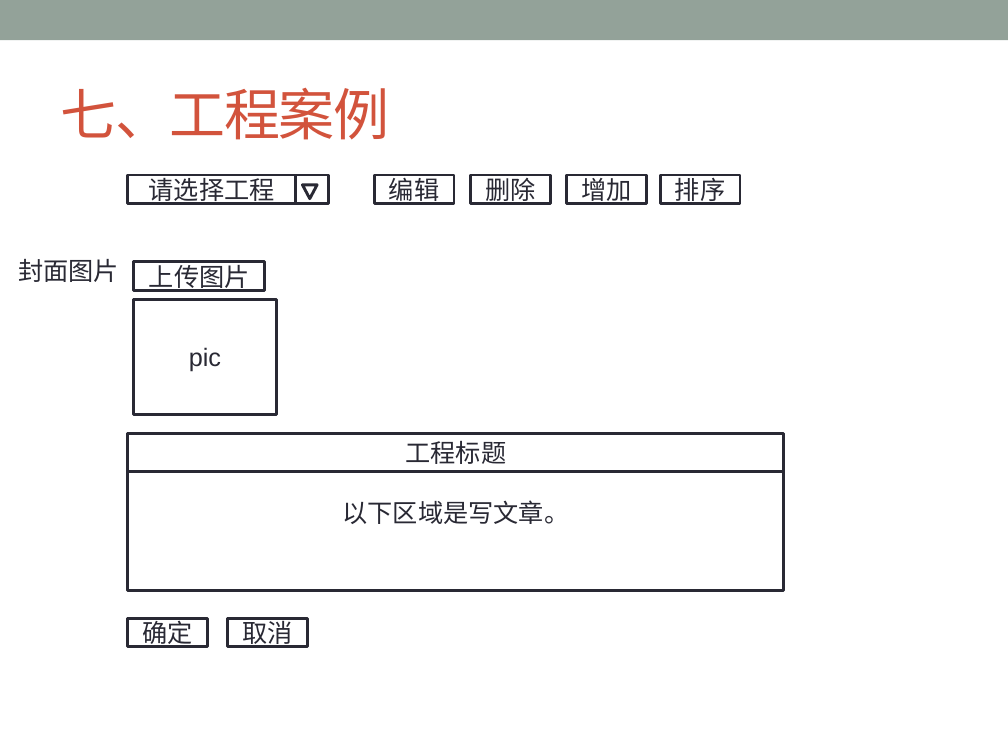
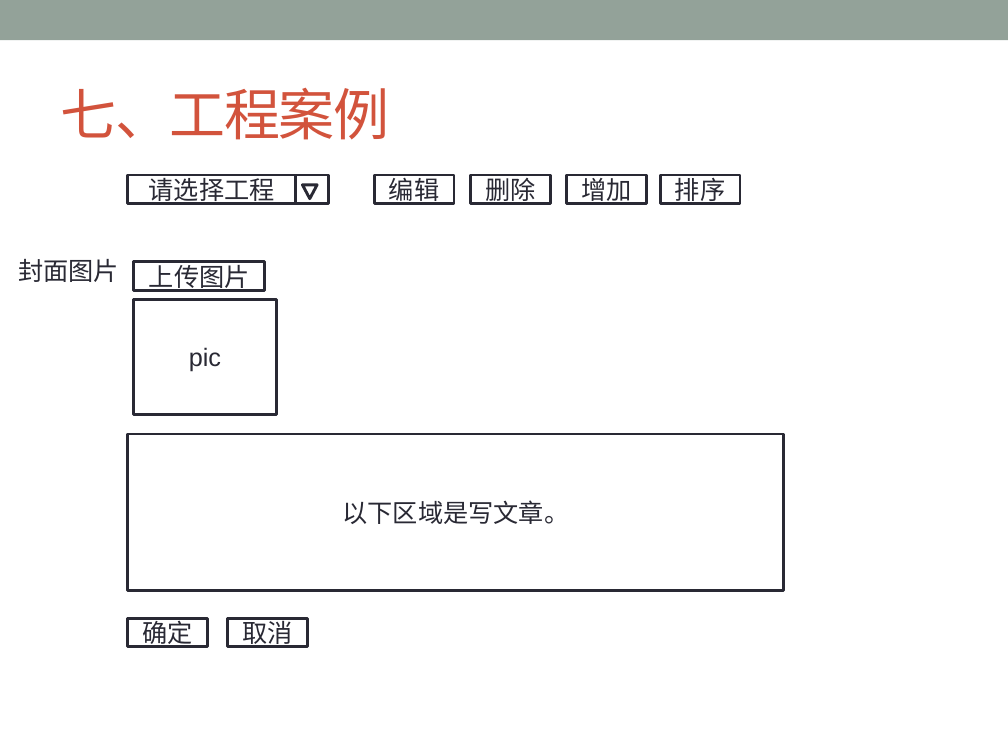
Before and after one commit to ChanSeaThink/LULLGREE, a slide deck: slide 36 of ZSGree前后端逻辑及接口.pptx. Drawn at 1008x756 pixels with LibreOffice and Linux fonts; fonts in the diff are those of the drawing. Boxes give left, top, right and bottom in pixels: in the first picture for what was removed or moved away, otherwise in the second. Text is boxed around its words. In the diff, an @@ line names an element or a change of style, - is before the commit and + after.

```diff
--- a/ZSGree前后端逻辑及接口.pptx
+++ b/ZSGree前后端逻辑及接口.pptx
@@ rectangle removed at bbox=[128, 434, 784, 472] @@
-工程标题
```
Also in this commit, not shown: 2 other slides changed, 4 slides added, 2 slides removed, 3 other files.
